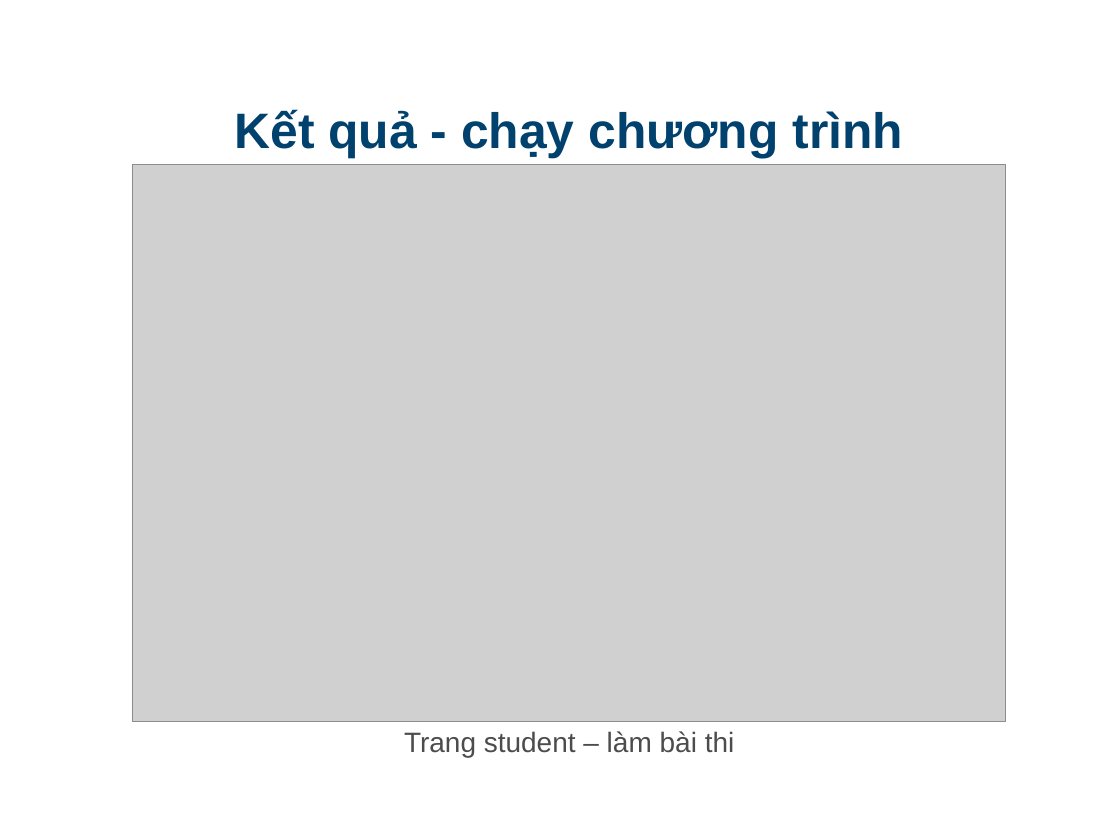
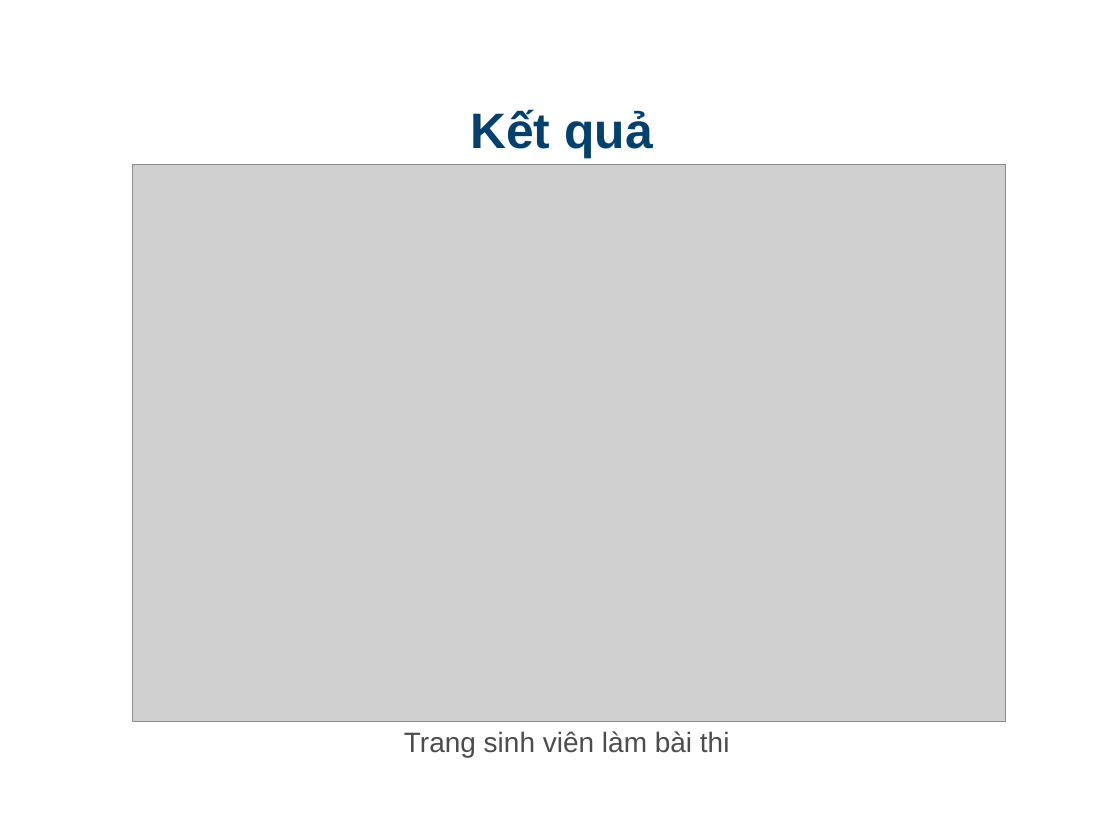
Before and after one commit to truongquangkhai99/DATN-1, a slide deck: slide 16 of src/doc/slide.ppt (slide 29 before the commit). Drawn at 1120x840 pixels with LibreOffice and Linux fonts; fonts in the diff are those of the drawing; grey boxes stand for pictures; background and template pictures are left out. Boxes give left, top, right and bottom in pixels: in the first picture for what was removed or moved away, otherwise in the second. Text is boxed around its words. In the diff, an @@ line names an element or a change of style, - is before the commit and + after.

```diff
--- a/src/doc/slide.ppt
+++ b/src/doc/slide.ppt
@@ text at [470,109,652,158]: text changed @@
-Kết quả - chạy chương trình
+Kết quả
@@ text at [404,731,730,757]: text changed @@
-Trang student – làm bài thi
+Trang sinh viên làm bài thi
```
Also in this commit, not shown: 14 other slides changed, 5 slides added, 19 slides removed.
